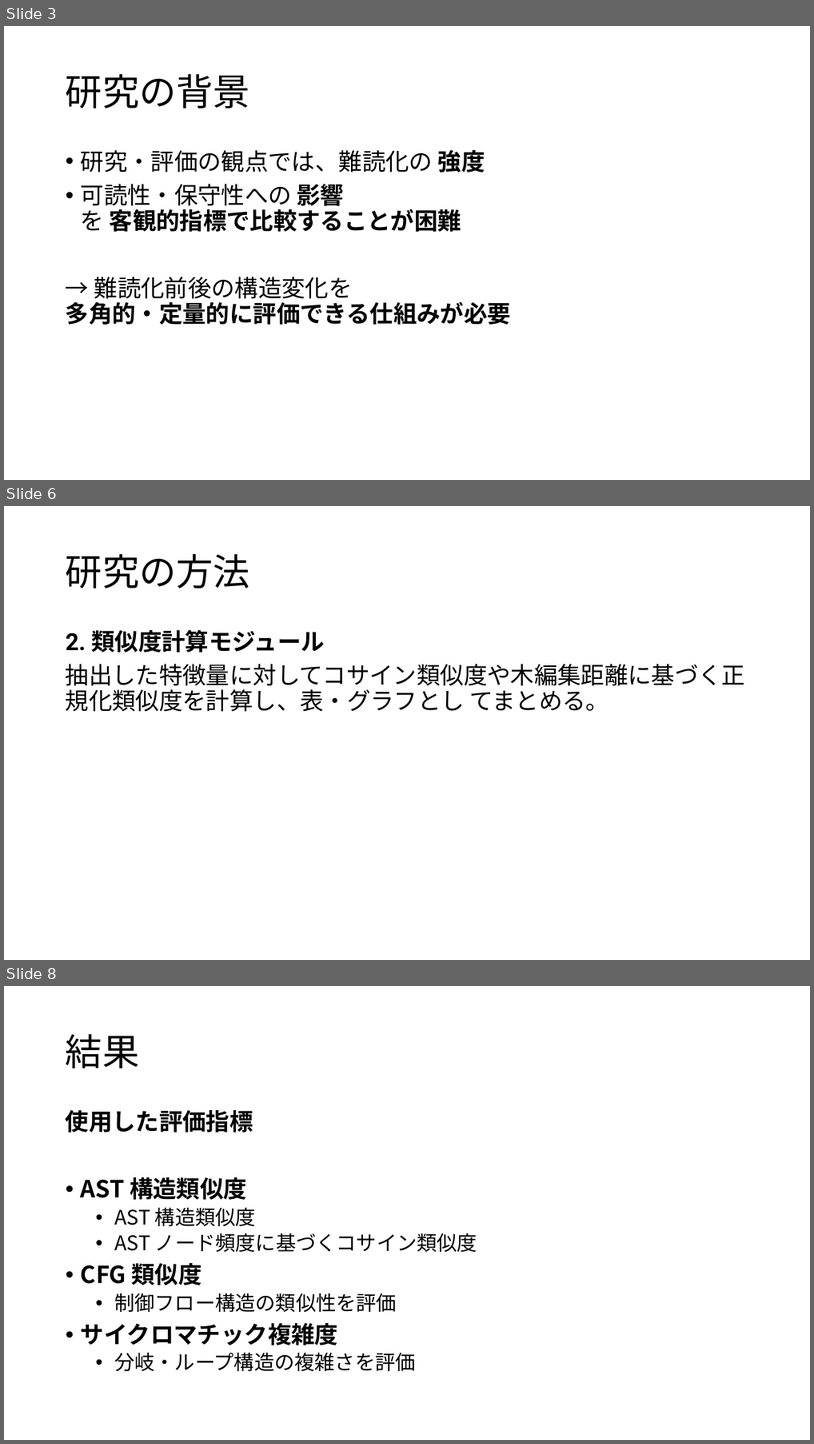
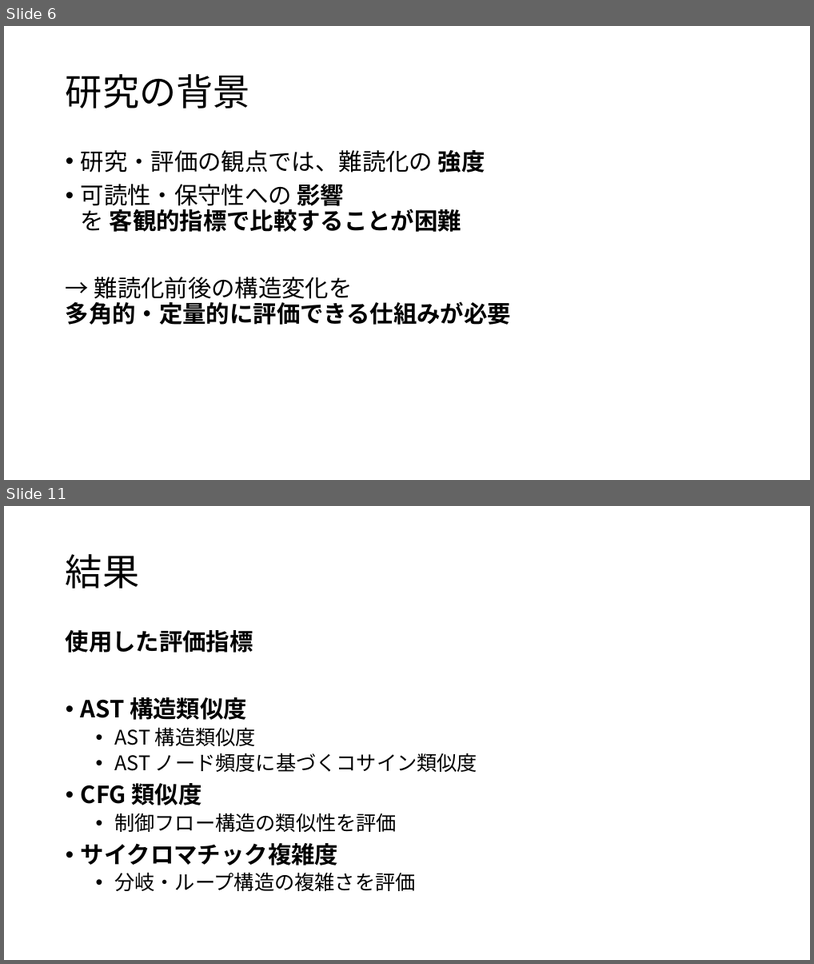
Before and after one commit to tamadalab/2025bthesis_kondo, a slide deck: 卒研プレゼン.pptx. Shown one above the other, each under a label of ours: slides 3, 6 and 8 before the commit, slides 6 and 11 after it; the slides between them are not shown. The pictures are 814x1444 and 814x964 pixels, drawn with LibreOffice and Linux fonts; fonts in the diff are those of the drawing. Boxes give left, top, right and bottom in pixels: in the first picture for what was removed or moved away, otherwise in the second. Text is boxed around its words. In the diff, an @@ line names an element or a change of style, - is before the commit and + after.

```diff
--- a/卒研プレゼン.pptx
+++ b/卒研プレゼン.pptx
@@ slide 6 removed at [4, 506, 810, 960], background #FFFFFF @@
@@ title removed at [66, 554, 250, 588] @@
-研究の方法
@@ text removed at [66, 630, 746, 712] @@
-2. 類似度計算モジュール
-抽出した特徴量に対してコサイン類似度や木編集距離に基づく正規化類似度を計算し、表・グラフとし てまとめる。
@@ what was slide 3 is now slide 6 @@
@@ what was slide 8 is now slide 11 @@
```
Also in this commit, not shown: 5 slides changed, 7 slides added, 2 other slides removed, 1 other file.
